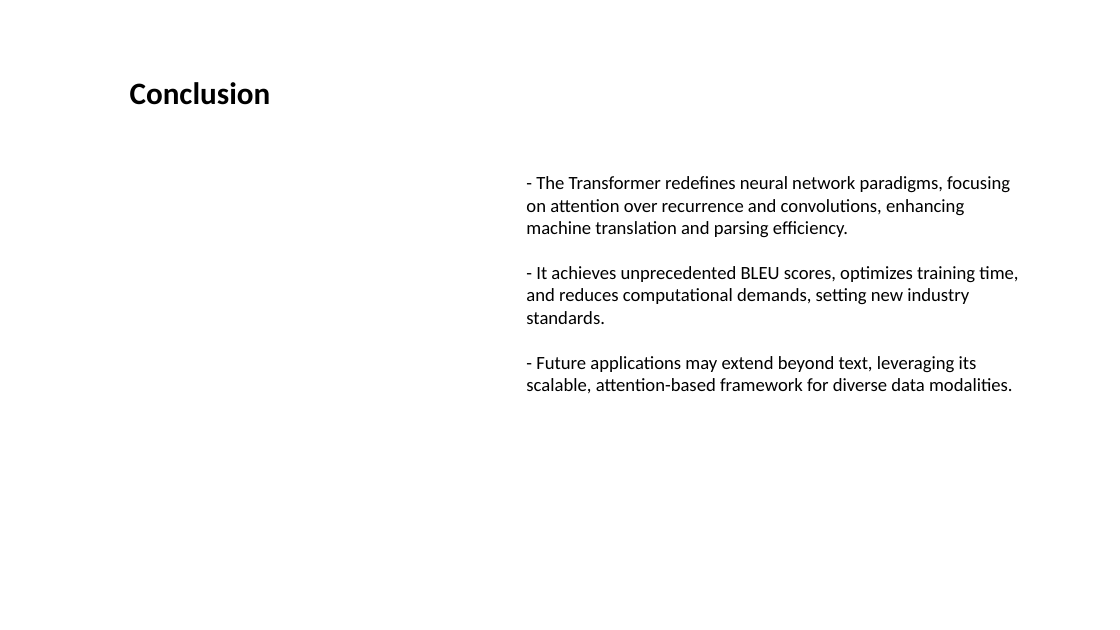
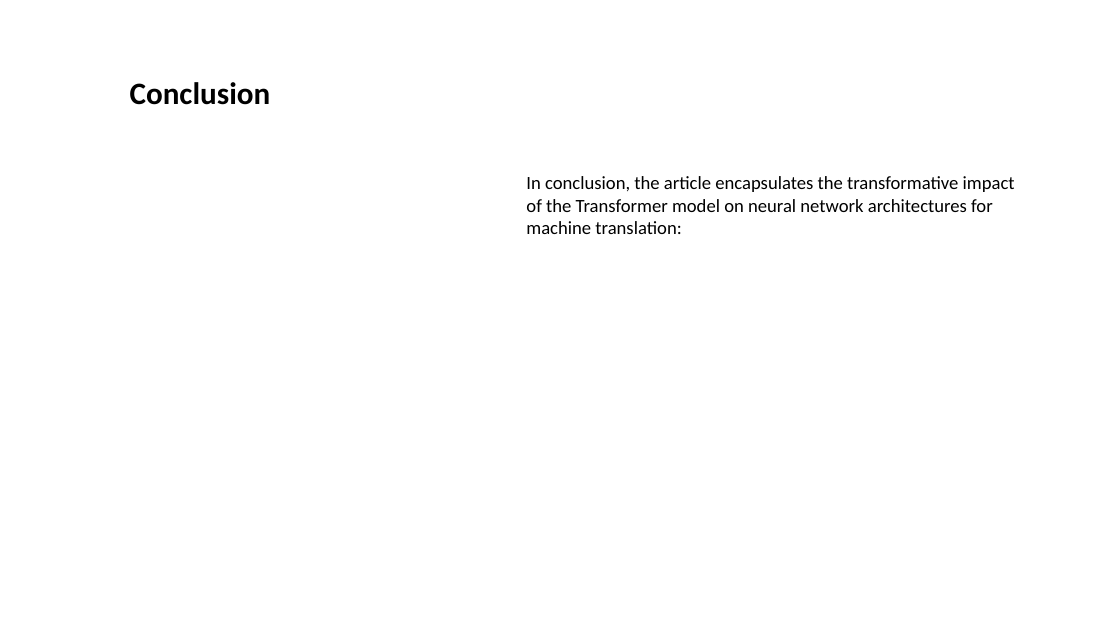
Before and after one commit to Jessie-ZhaoXi/dsa4213-ppt-generator, a slide deck: slide 12 of my_ppts/attention_mode1.pptx (slide 10 before the commit). Drawn at 1120x630 pixels with LibreOffice and Linux fonts; fonts in the diff are those of the drawing; background and template pictures are left out. Boxes give left, top, right and bottom in pixels: in the first picture for what was removed or moved away, otherwise in the second. Text is boxed around its words. In the diff, an @@ line names an element or a change of style, - is before the commit and + after.

Commit message:
revise oneshot function to generate sub-ideas based on the images

```diff
--- a/my_ppts/attention_mode1.pptx
+++ b/my_ppts/attention_mode1.pptx
@@ text at <box>526,176,1015,234</box>: text changed @@
-- The Transformer redefines neural network paradigms, focusing on attention over recurrence and convolutions, enhancing machine translation and parsing efficiency.
-- It achieves unprecedented BLEU scores, optimizes training time, and reduces computational demands, setting new industry standards.
-- Future applications may extend beyond text, leveraging its scalable, attention-based framework for diverse data modalities.
+In conclusion, the article encapsulates the transformative impact of the Transformer model on neural network architectures for machine translation:
```
Also in this commit, not shown: 5 other slides changed, 7 slides added, 4 slides removed, 7 other files.
